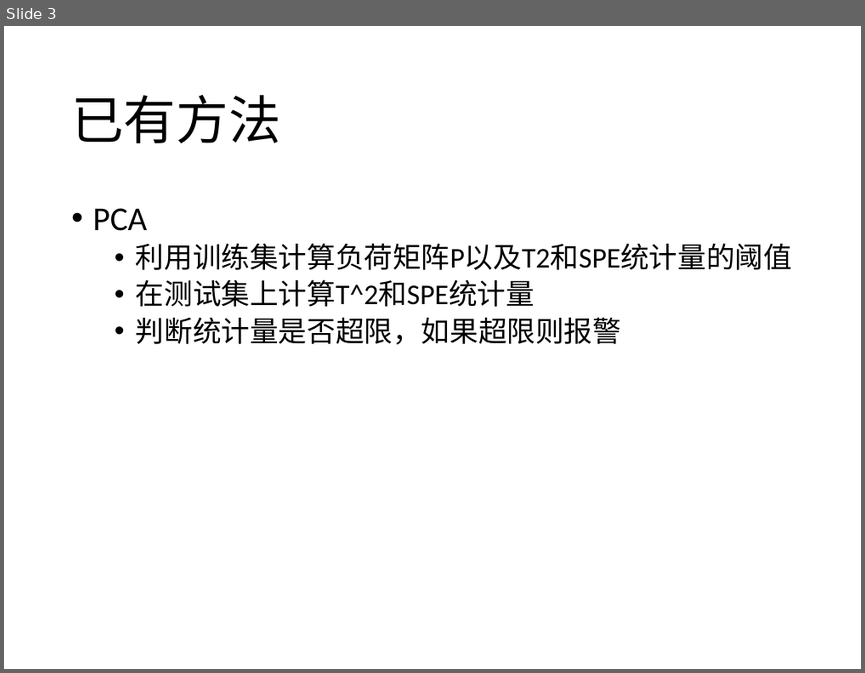
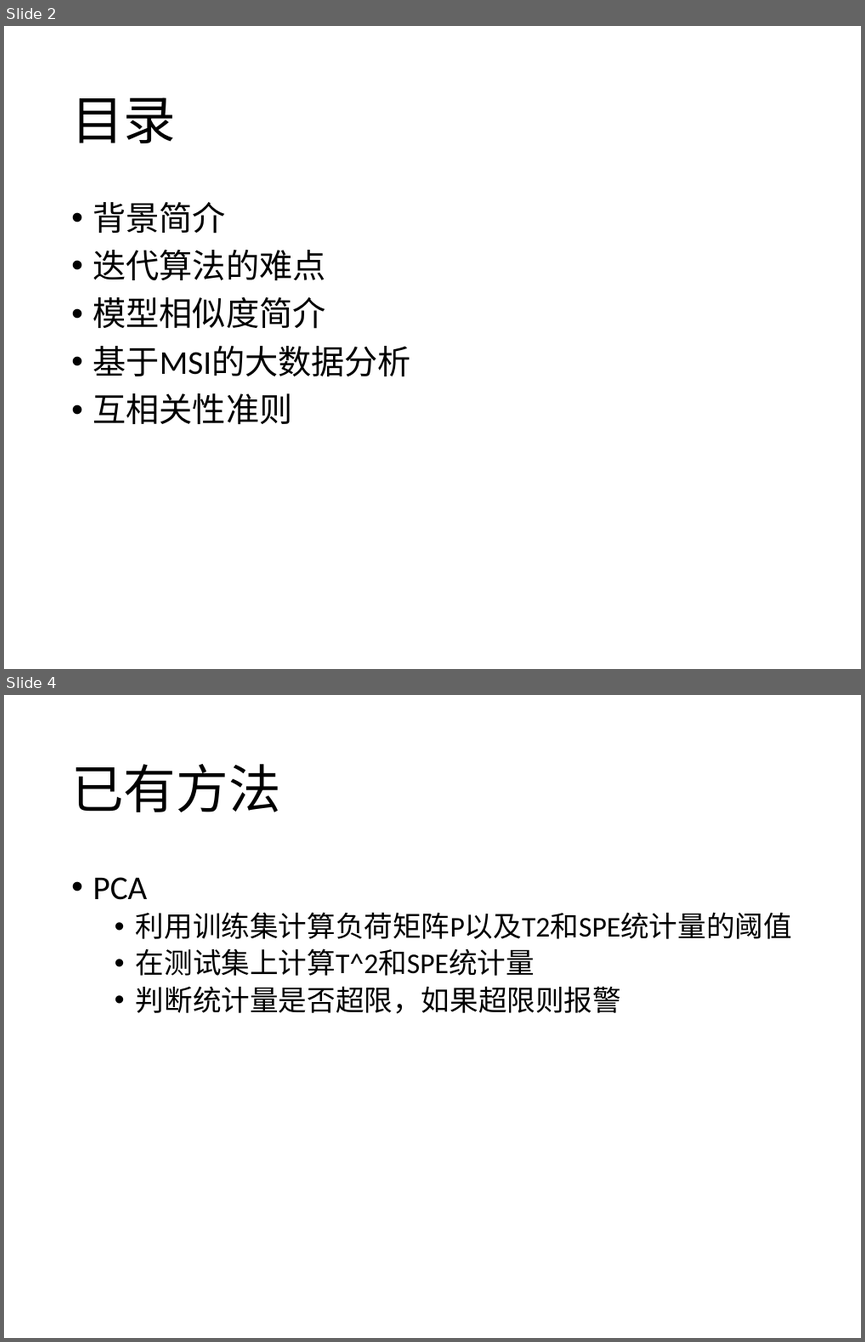
Before and after one commit to prm10/paper, a slide deck: presentation/msi.pptx. Shown one above the other, each under a label of ours: slide 3 before the commit, slides 2 and 4 after it; the slides between them are not shown. The pictures are 865x673 and 865x1342 pixels, drawn with LibreOffice and Linux fonts; fonts in the diff are those of the drawing. Boxes give left, top, right and bottom in pixels: in the first picture for what was removed or moved away, otherwise in the second. Text is boxed around its words. In the diff, an @@ line names an element or a change of style, - is before the commit and + after.

```diff
--- a/presentation/msi.pptx
+++ b/presentation/msi.pptx
@@ slide 2 added at [4,26,861,669], background #FFFFFF @@
@@ title added at [71,97,176,143], 44 pt, text #000000 @@
+目录
@@ text added at [93,202,412,424], 28 pt, text #000000 @@
+• 背景简介
+• 迭代算法的难点
+• 模型相似度简介
+• 基于MSI的大数据分析
+• 互相关性准则
@@ what was slide 3 is now slide 4 @@
```
Also in this commit, not shown: 11 slides changed, 5 other slides added, 3 slides removed, 2 other files.
